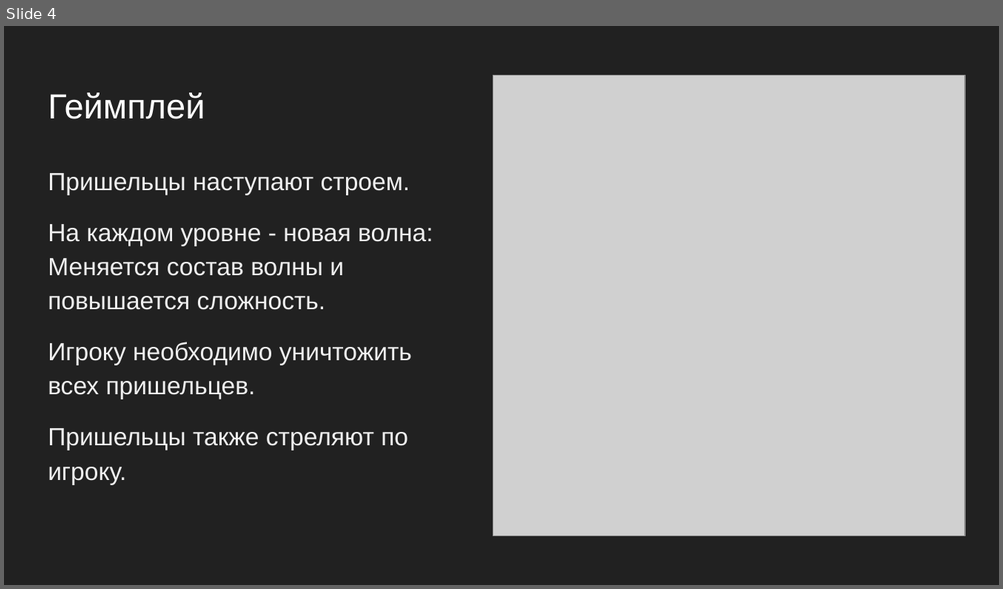
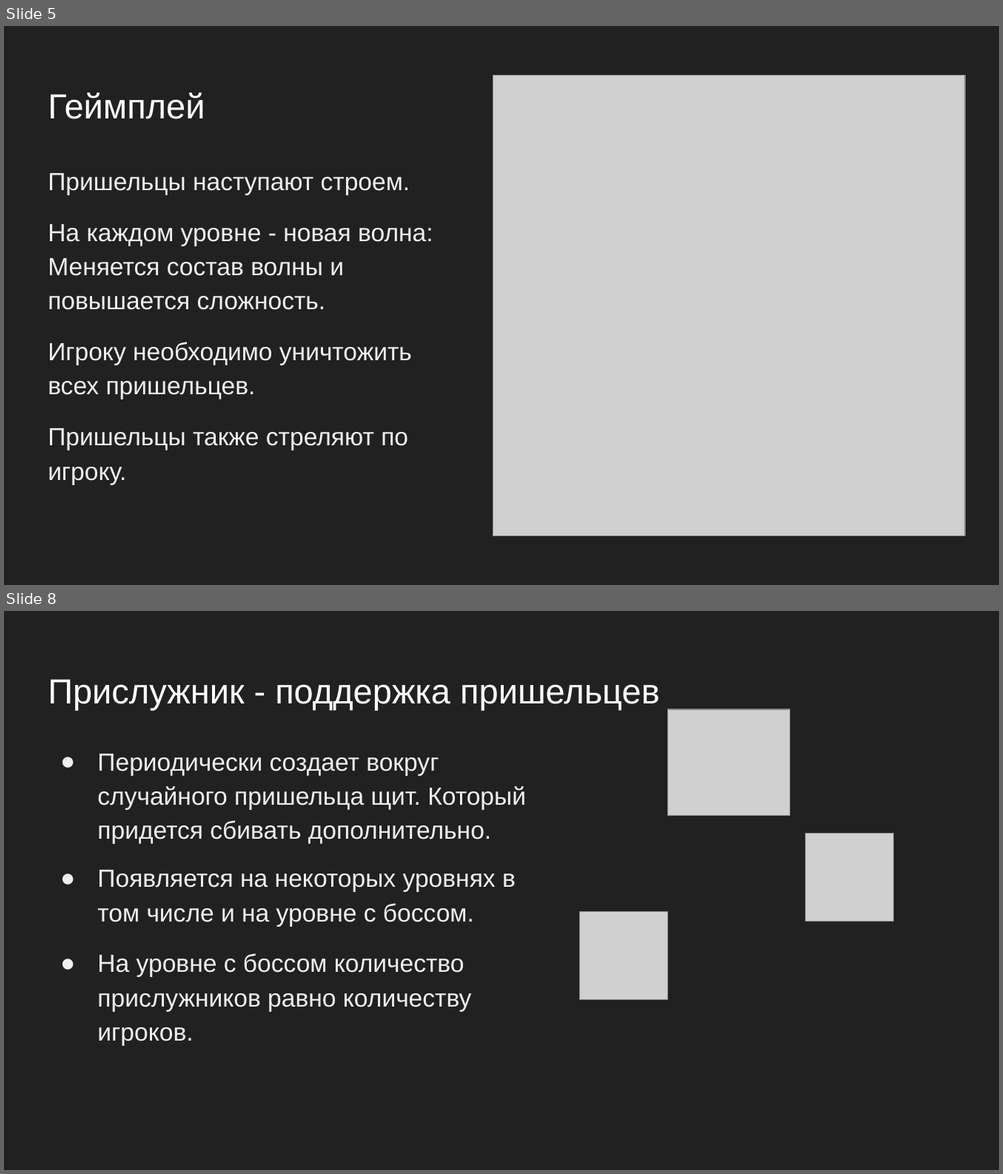
Before and after one commit to Tulishka/space_invaders_nt, a slide deck: docs/presentation.pptx. Shown one above the other, each under a label of ours: slide 4 before the commit, slides 5 and 8 after it; the slides between them are not shown. The pictures are 1003x589 and 1003x1174 pixels, drawn with LibreOffice and Linux fonts; fonts in the diff are those of the drawing; grey boxes stand for pictures. Boxes give left, top, right and bottom in pixels: in the first picture for what was removed or moved away, otherwise in the second. Text is boxed around its words. In the diff, an @@ line names an element or a change of style, - is before the commit and + after.

```diff
--- a/docs/presentation.pptx
+++ b/docs/presentation.pptx
@@ slide 8 added at [4,611,999,1170], background #212121 @@
@@ title added at [48,679,660,710], 25.2 pt, text #FFFFFF @@
+Прислужник - поддержка пришельцев
@@ picture added at [667,709,790,816] @@
@@ text added at [97,754,526,1045], 18 pt, text #EFEFEF @@
+● Периодически создает вокруг случайного пришельца щит. Который придется сбивать дополнительно.
+● Появляется на некоторых уровнях в том числе и на уровне с боссом.
+● На уровне с боссом количество прислужников равно количеству игроков.
@@ picture added at [805,833,894,921] @@
@@ picture added at [579,911,667,1000] @@
@@ what was slide 4 is now slide 5 @@
```
Also in this commit, not shown: 6 slides changed, 6 other slides added, 4 slides removed.
